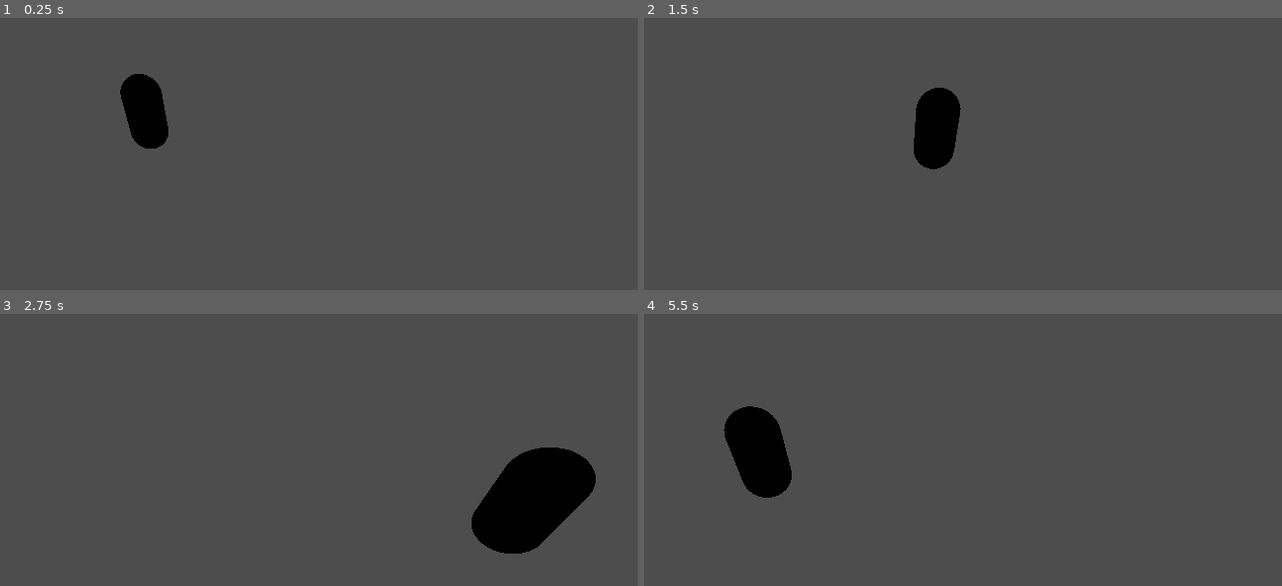
Above: before the commit, frames 1-4 (two rows, left to right).
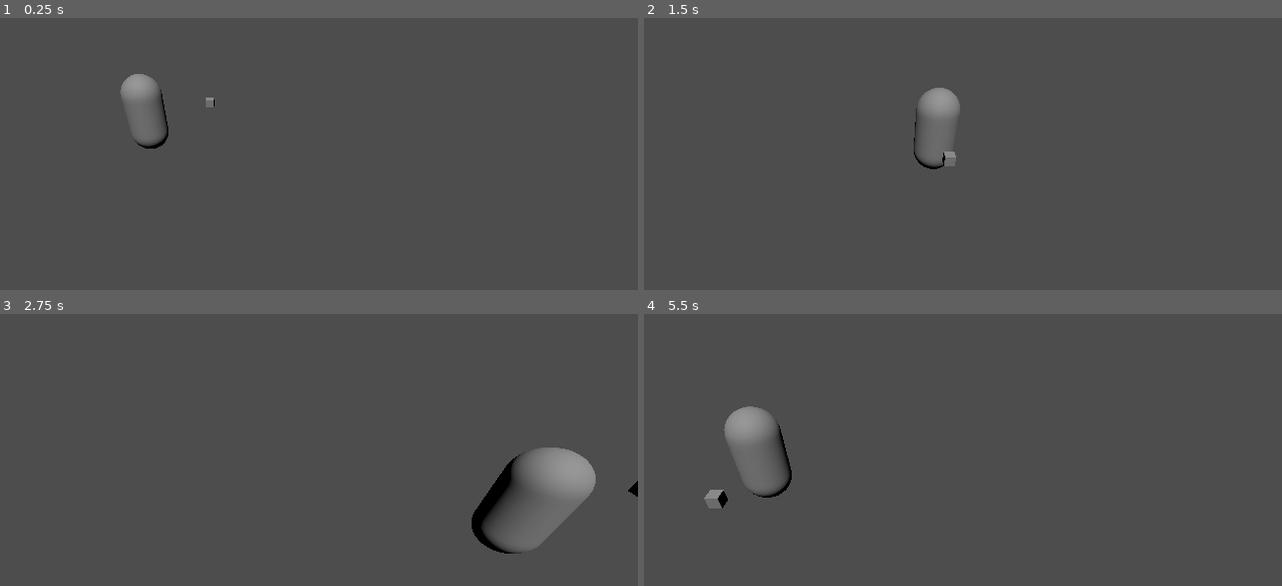
Above: after the commit, the same moments.

Repository: SaturnHafen/spleeef
Game: Godot game, scene res://scenes/level.tscn
Two runs of this game, one before a commit and one after it. Both use one fixed random seed, a clock stepped at 60 frames per second and the inputs below. The project has no main scene, so this scene is started directly.
Inputs:
- Up to frame 1 (0.25 s): no input
- Up to frame 2 (1.5 s): tap Enter (ui_accept) at 0.5, 0.77 s; hold Right (ui_right) 0.53-1.28 s; hold Down (ui_down) from 1.28 s (still down)
- Up to frame 3 (2.75 s): tap Enter (ui_accept) at 1.52 s; release Down (ui_down) at 2.03 s; hold Right (ui_right) from 2.03 s (still down)
- Up to frame 4 (5.5 s): release Right (ui_right) at 2.78 s; hold Up (ui_up) 2.78-3.53 s; tap Enter (ui_accept) at 3.02, 3.77, 4.52 s; hold Left (ui_left) 3.53-5.03 s; hold Down (ui_down) from 5.03 s (still down)

The runs differ from the first frame. In frame 1, 1.5% of the frame differs, in the area x 18-34%, y 20-48%; in frame 2, 1.8%; in frame 3, 4.4%, in the area x 75-100%, y 49-89%; in frame 4, 2.6%.

Commit message:
Add player rotation

Diff:
--- a/scenes/level.tscn
+++ b/scenes/level.tscn
@@ -16,3 +16,6 @@
 
 [node name="Camera3D" type="Camera3D" parent="."]
 transform = Transform3D(1, 0, 0, 0, 0.775077, 0.631867, 0, -0.631867, 0.775077, 0, 4.19453, 0)
+
+[node name="DirectionalLight3D" type="DirectionalLight3D" parent="."]
+transform = Transform3D(1, 0, 0, 0, 0.50644, 0.862275, 0, -0.862275, 0.50644, 0, 16.9682, 11.7942)
--- a/scenes/player.tscn
+++ b/scenes/player.tscn
@@ -14,3 +14,7 @@
 
 [node name="CSGMesh3D" type="CSGMesh3D" parent="."]
 mesh = SubResource("CapsuleMesh_ex6yh")
+
+[node name="FrontMarker" type="CSGBox3D" parent="."]
+transform = Transform3D(1, 0, 0, 0, 1, 0, 0, 0, 1, 1.72816, 0.303267, 0)
+size = Vector3(0.2, 0.2, 0.2)
--- a/scripts/player.gd
+++ b/scripts/player.gd
@@ -1,5 +1,4 @@
 extends CharacterBody3D
-
 
 const SPEED = 5.0
 const JUMP_VELOCITY = 4.5
@@ -20,12 +19,13 @@
 	# Get the input direction and handle the movement/deceleration.
 	# As good practice, you should replace UI actions with custom gameplay actions.
 	var input_dir = Input.get_vector("ui_left", "ui_right", "ui_up", "ui_down")
-	var direction = (transform.basis * Vector3(input_dir.x, 0, input_dir.y)).normalized()
-	if direction:
-		velocity.x = direction.x * SPEED
-		velocity.z = direction.z * SPEED
+	if input_dir:
+		velocity.x = input_dir.x * SPEED
+		velocity.z = input_dir.y * SPEED
 	else:
 		velocity.x = move_toward(velocity.x, 0, SPEED)
-		velocity.z = move_toward(velocity.z, 0, SPEED)
+		velocity.z = move_toward(velocity.y, 0, SPEED)
+
+	rotation.y = -atan2(input_dir.y, input_dir.x)
 
 	move_and_slide()
